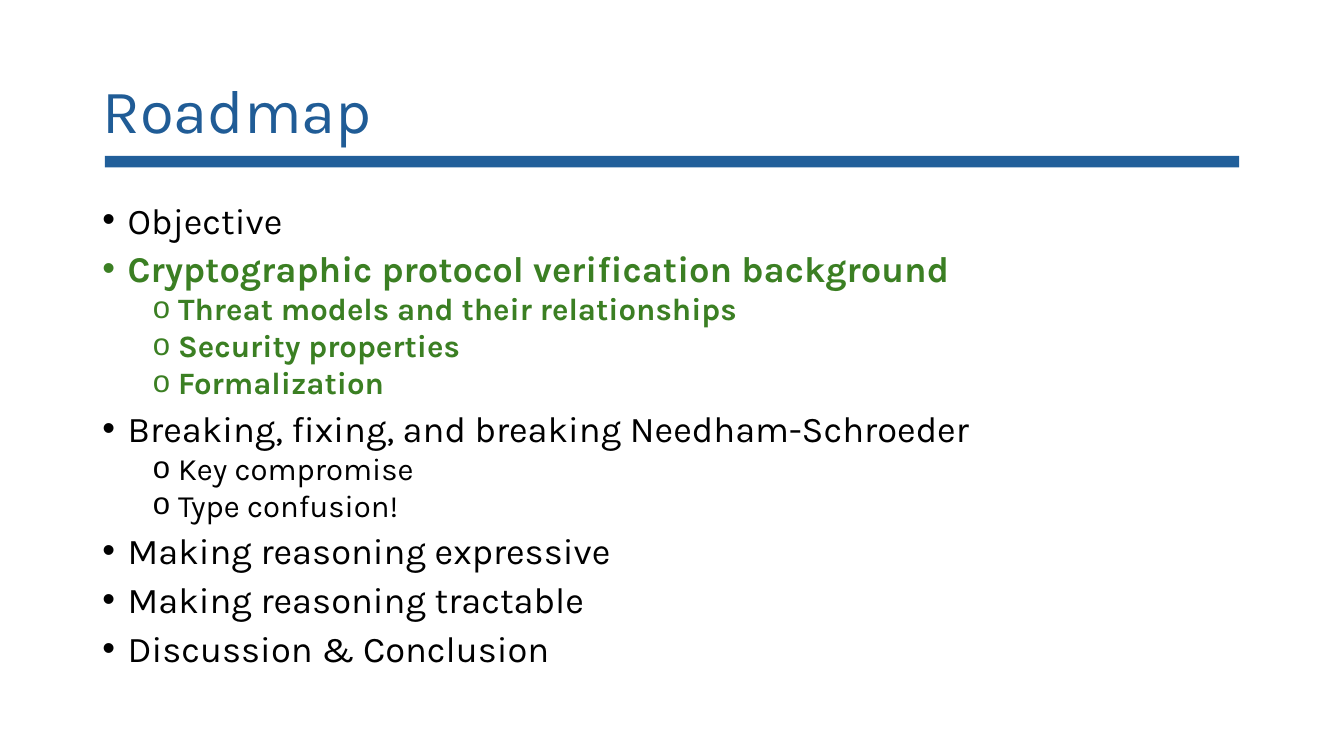
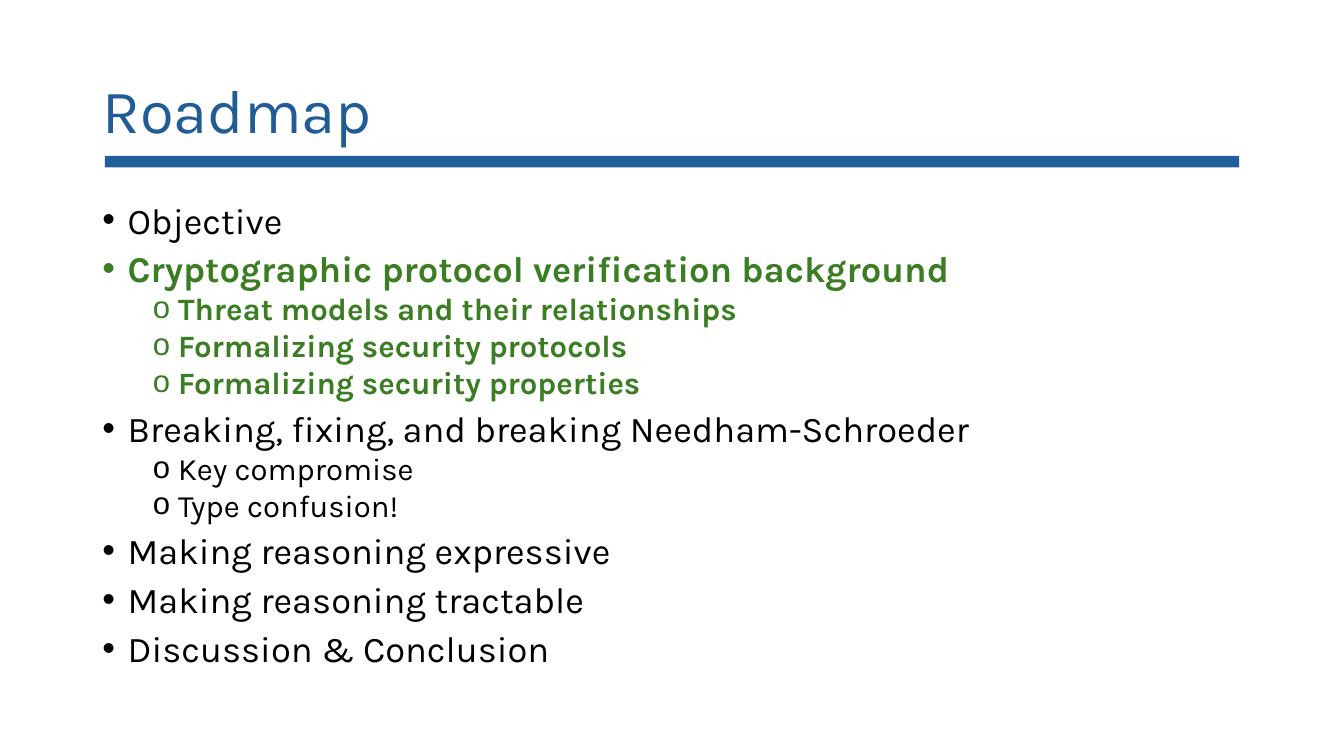
Before and after one commit to lorchrob/comprehensive_exam, a slide deck: slide 65 of Comp slides.pptx (slide 47 before the commit). Drawn at 1344x756 pixels with LibreOffice and Linux fonts; fonts in the diff are those of the drawing. Boxes give left, top, right and bottom in pixels: in the first picture for what was removed or moved away, otherwise in the second. Text is boxed around its words. In the diff, an @@ line names an element or a change of style, - is before the commit and + after.

```diff
--- a/Comp slides.pptx
+++ b/Comp slides.pptx
@@ text at (178,335,641,401): text changed; text colour #3B7F23 to #3B7D23 @@
-  o Security properties
-  o Formalization
+  o Formalizing security protocols
+  o Formalizing security properties
```
Also in this commit, not shown: 10 other slides changed, 19 slides added, 1 slide removed, 2 other files.
